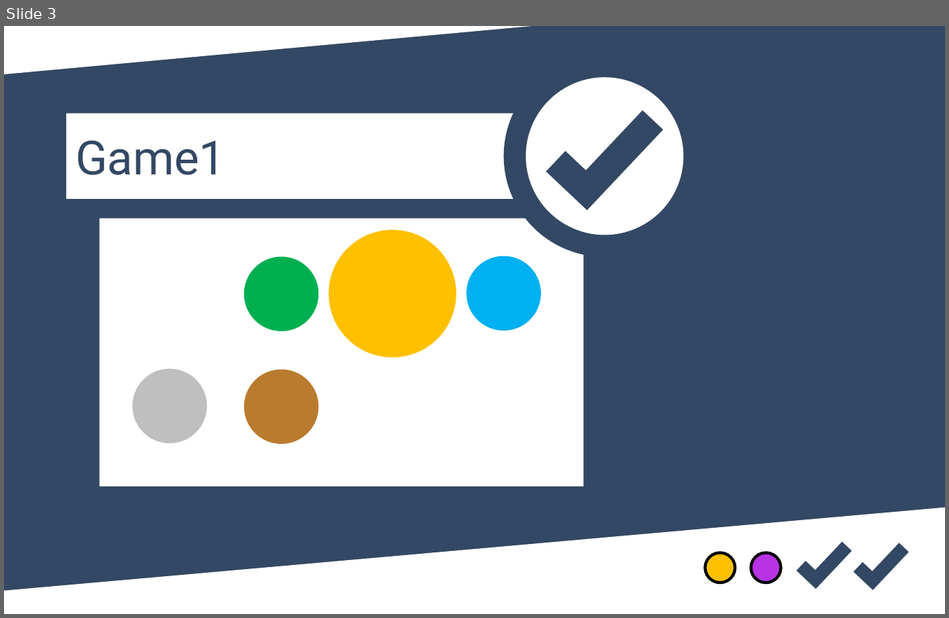
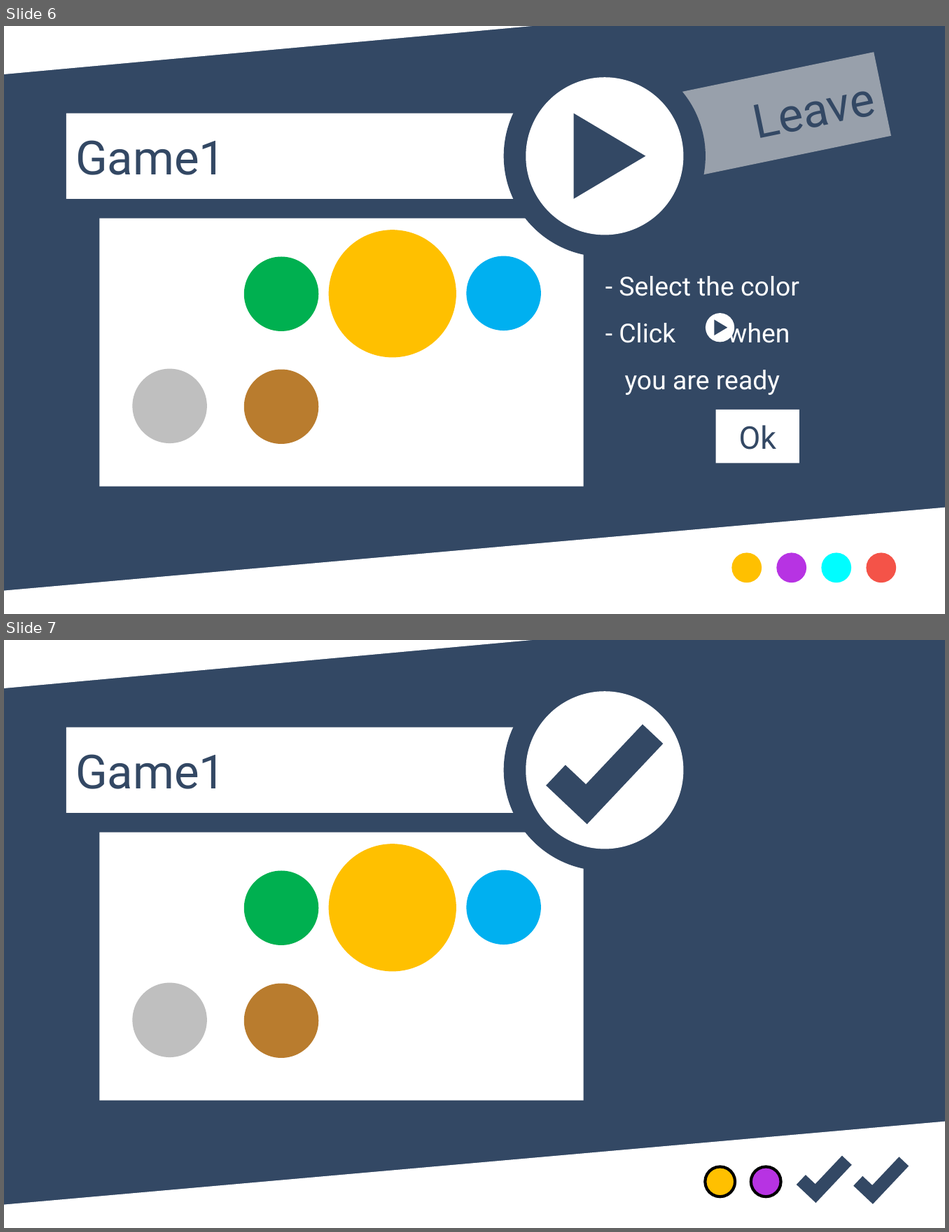
Before and after one commit to marekfoltyn/InteractiveGame, a slide deck: docs & design/ideas/controller_ideas.pptx. Shown one above the other, each under a label of ours: slide 3 before the commit, slides 6 and 7 after it. The pictures are 949x618 and 949x1232 pixels, drawn with LibreOffice and Linux fonts; fonts in the diff are those of the drawing. Boxes give left, top, right and bottom in pixels: in the first picture for what was removed or moved away, otherwise in the second. Text is boxed around its words. In the diff, an @@ line names an element or a change of style, - is before the commit and + after.

```diff
--- a/docs & design/ideas/controller_ideas.pptx
+++ b/docs & design/ideas/controller_ideas.pptx
@@ slide 6 added at (4, 26, 945, 614), background #334864 @@
@@ triangle added at (4, 26, 532, 74), fill #FFFFFF @@
@@ ellipse added at (504, 55, 705, 256), fill #334864 @@
@@ rectangle added at (621, 53, 891, 188), fill #D9D9D9 at 61% opacity, 36 pt, text #334864 @@
+Leave
@@ ellipse added at (526, 78, 684, 236), fill #FFFFFF @@
@@ rectangle added at (66, 114, 556, 199), fill #FFFFFF, 36 pt, text #334864 @@
+Game1
@@ triangle added at (574, 113, 645, 199), fill #334864 @@
@@ rectangle added at (100, 218, 584, 486), fill #FFFFFF @@
@@ ellipse added at (329, 230, 456, 358), fill #FFC000 @@
@@ ellipse added at (244, 256, 318, 330), fill #00B050 @@
@@ ellipse added at (466, 256, 540, 330), fill #00B0F0 @@
@@ text added at (619, 276, 799, 395), 20 pt, text #FFFFFF @@
+- Select the color
+- Click when
+you are ready
@@ ellipse added at (705, 313, 734, 342), fill #FFFFFF @@
@@ triangle added at (714, 319, 727, 335), fill #334864 @@
@@ ellipse added at (132, 368, 206, 442), fill #BFBFBF @@
@@ ellipse added at (244, 370, 318, 444), fill #B97C2E @@
@@ rectangle added at (715, 410, 799, 464), fill #FFFFFF, 24 pt, text #334864 @@
+Ok
@@ freeform shape added at (4, 507, 944, 613), fill #FFFFFF @@
@@ ellipse added at (731, 553, 761, 583), fill #FFC000 @@
@@ ellipse added at (776, 553, 806, 583), fill #B733E3 @@
@@ ellipse added at (822, 553, 852, 583), fill #00FDFF @@
@@ ellipse added at (866, 553, 896, 583), fill #F45348 @@
@@ what was slide 3 is now slide 7 @@
```
Also in this commit, not shown: 2 slides changed, 4 other slides added, 1 slide removed, 2 other files.
